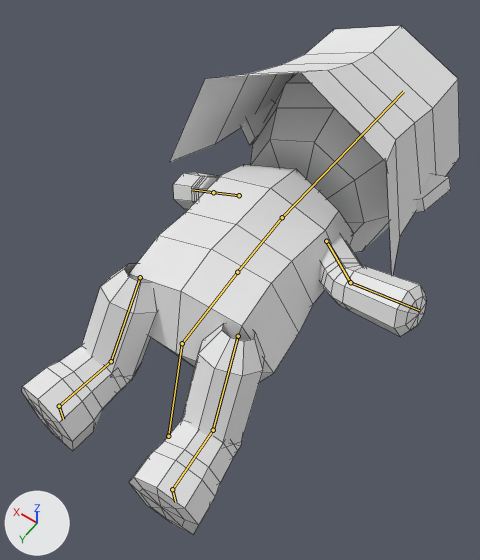
One commit to the Blender file Game.Ghost/ModelBuilder/Player/survivor/girl2/player-girl2.blend: the scene before it, then after it.
Rendered twice from a 50 mm camera at (-2.6, 1.64, 6.49) aimed at (0.16, -2.22, 0.44). Arrows for +X, +Y and +Z are at lower left; the lights stay in place. Both versions are drawn at frame 1 of the action 'Die'; the numbers are the values there. The bones that bend it are drawn over the model as lines. Mesh edges are drawn as thin lines.
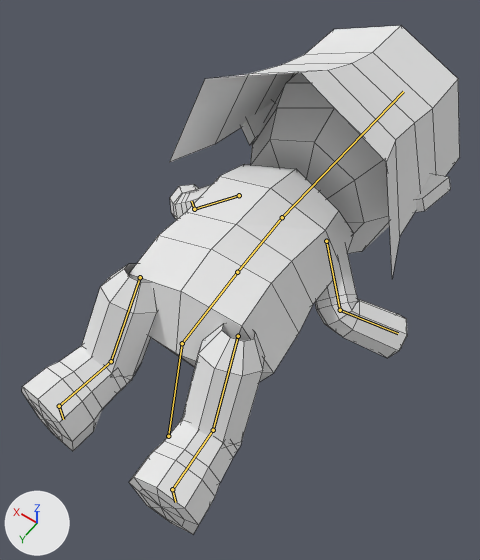
Boxes [x1, y1, x2, y2] around the edits, measured in the pictures (480 x 560 px):
```json
{"object": "Cube", "change": "posed", "before": [22, 26, 460, 534], "after": [22, 26, 460, 534]}
```

The change, as JSON lines over the scene's bpy script:
```json
{"block": "bone_arm_ik_l", "where": "bone_arm_ik_l = bpy.data.objects['Armature'].pose.bones['Arm_IK.L']"}
{"op": "set", "path": "bone_arm_ik_l.location", "old": "(0.1, -3.61, -3.86)", "new": "(-0.47, -3.26, -3.52)"}
{"block": "bone_arm_ik_r", "where": "bone_arm_ik_r = bpy.data.objects['Armature'].pose.bones['Arm_IK.R']"}
{"op": "set", "path": "bone_arm_ik_r.location", "old": "(0.33, -2.35, -2.15)", "new": "(0.56, -2.83, -3.34)"}
```
